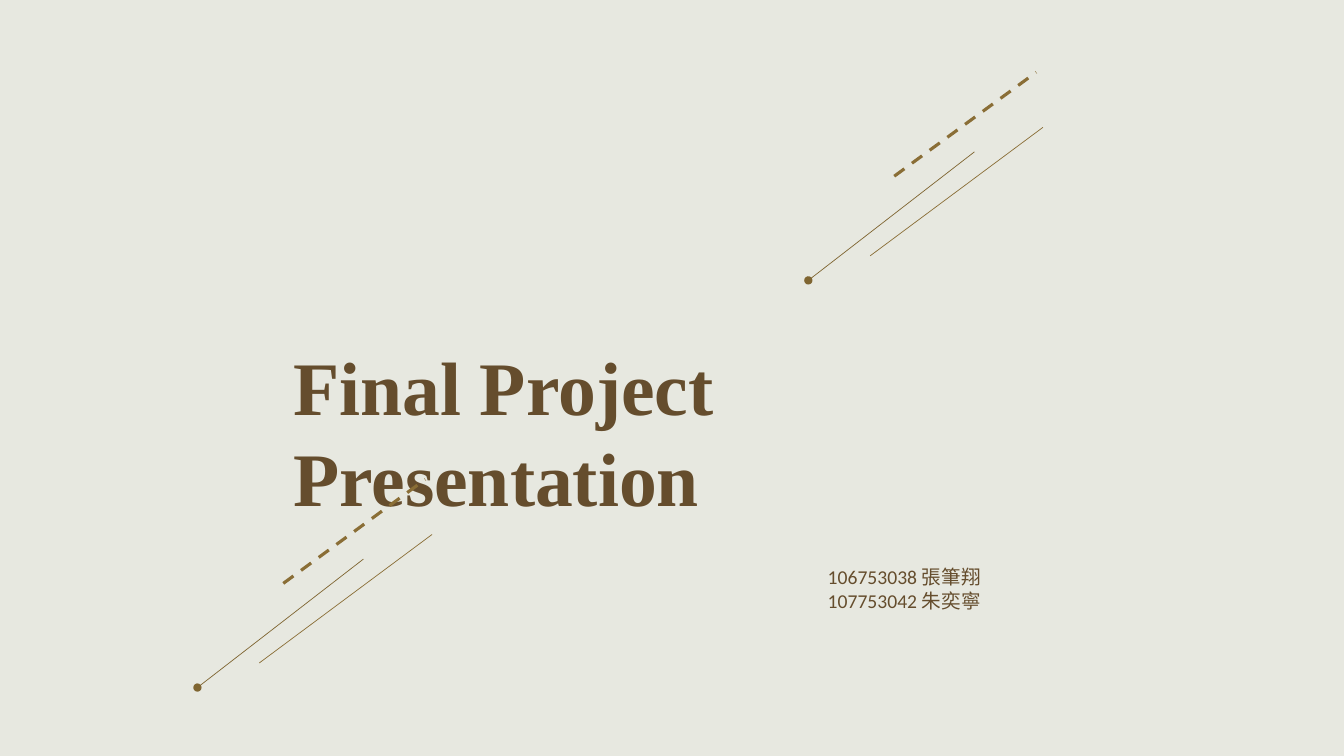
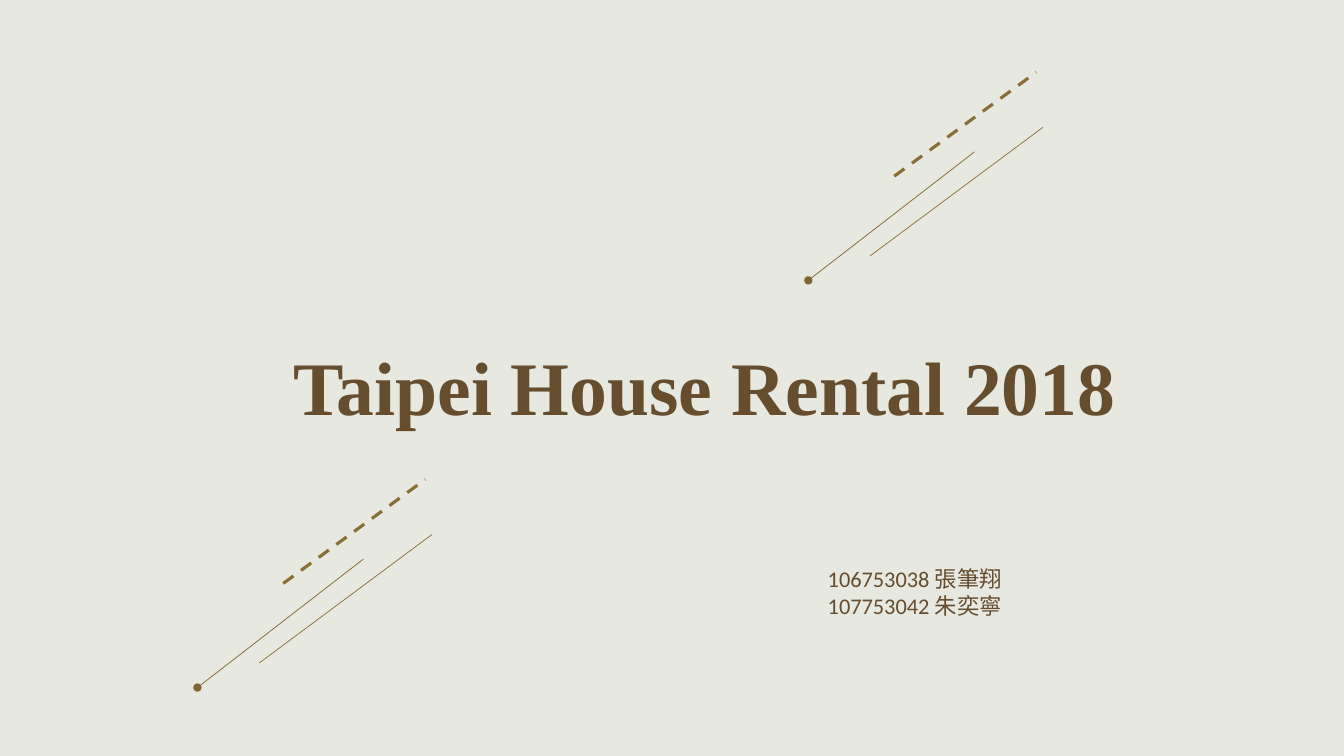
Before and after one commit to 1071-DataScience/finalproject-RyuChu, a slide deck: slide 1 of docs/1071_datascience_FP_<107753042|Taipei_House_Rental_2018>.pptx. Drawn at 1344x756 pixels with LibreOffice and Linux fonts; fonts in the diff are those of the drawing. Boxes give left, top, right and bottom in pixels: in the first picture for what was removed or moved away, otherwise in the second. Text is boxed around its words. In the diff, an @@ line names an element or a change of style, - is before the commit and + after.

```diff
--- a/docs/1071_datascience_FP_<107753042|Taipei_House_Rental_2018>.pptx
+++ b/docs/1071_datascience_FP_<107753042|Taipei_House_Rental_2018>.pptx
@@ text at <box>293,362,1115,431</box>: text changed @@
-Final Project Presentation
+Taipei House Rental 2018
@@ text "106753038 張筆翔" at <box>828,568,1002,616</box>: size 14 to 16 pt @@
```
Also in this commit, not shown: 2 other slides changed, 1 slide added.
